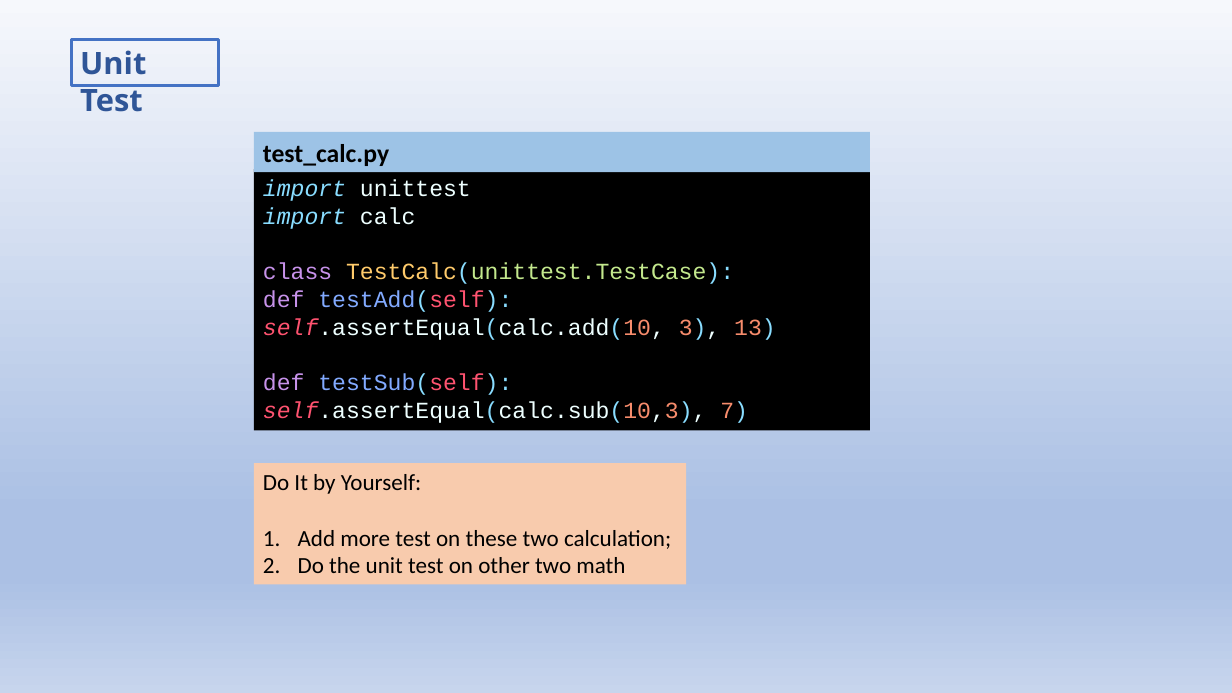
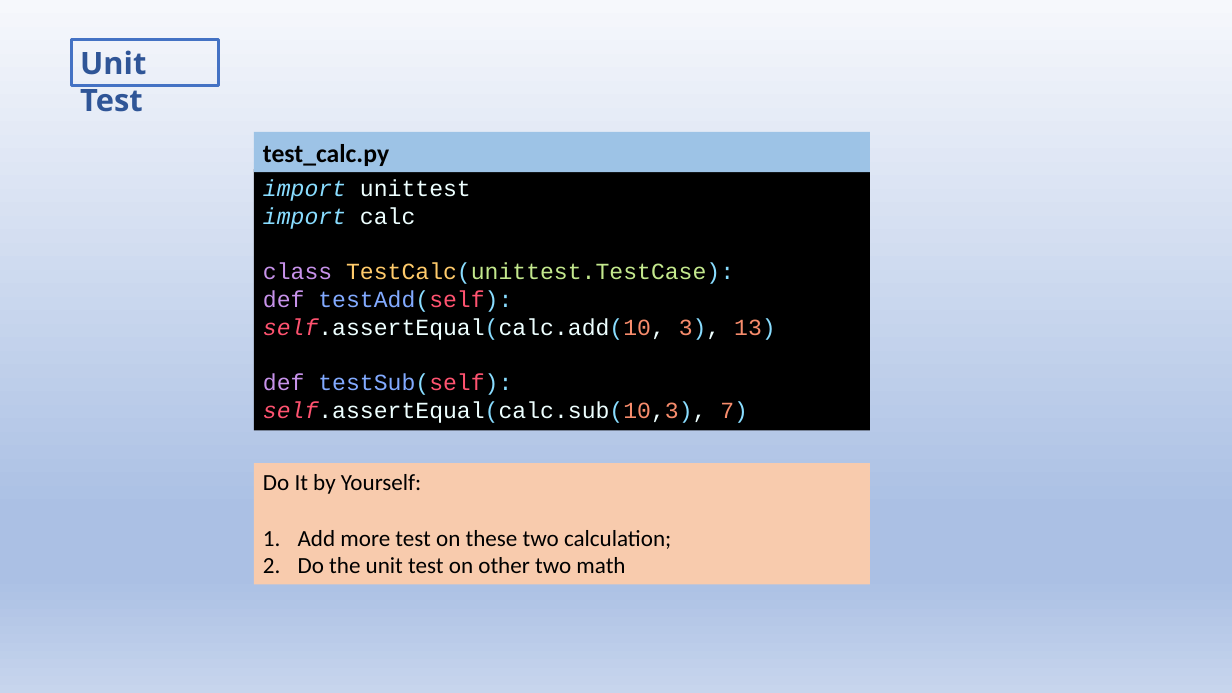
Before and after one commit to jwang1122/learnpython, a slide deck: slide 46 of Python Language.pptx (slide 40 before the commit). Drawn at 1232x693 pixels with LibreOffice and Linux fonts; fonts in the diff are those of the drawing. Boxes give left, top, right and bottom in pixels: in the first picture for what was removed or moved away, otherwise in the second. Text is boxed around its words. In the diff, an @@ line names an element or a change of style, - is before the commit and + after.

```diff
--- a/Python Language.pptx
+++ b/Python Language.pptx
@@ rectangle "Do It by Yourself:": place and size @@
-rectangle "Do It by Yourself:" at box(254, 463, 687, 584)
+rectangle "Do It by Yourself:" at box(254, 463, 871, 584)
```
Also in this commit, not shown: 13 other slides changed, 32 slides added, 1 slide removed, 21 other files.
